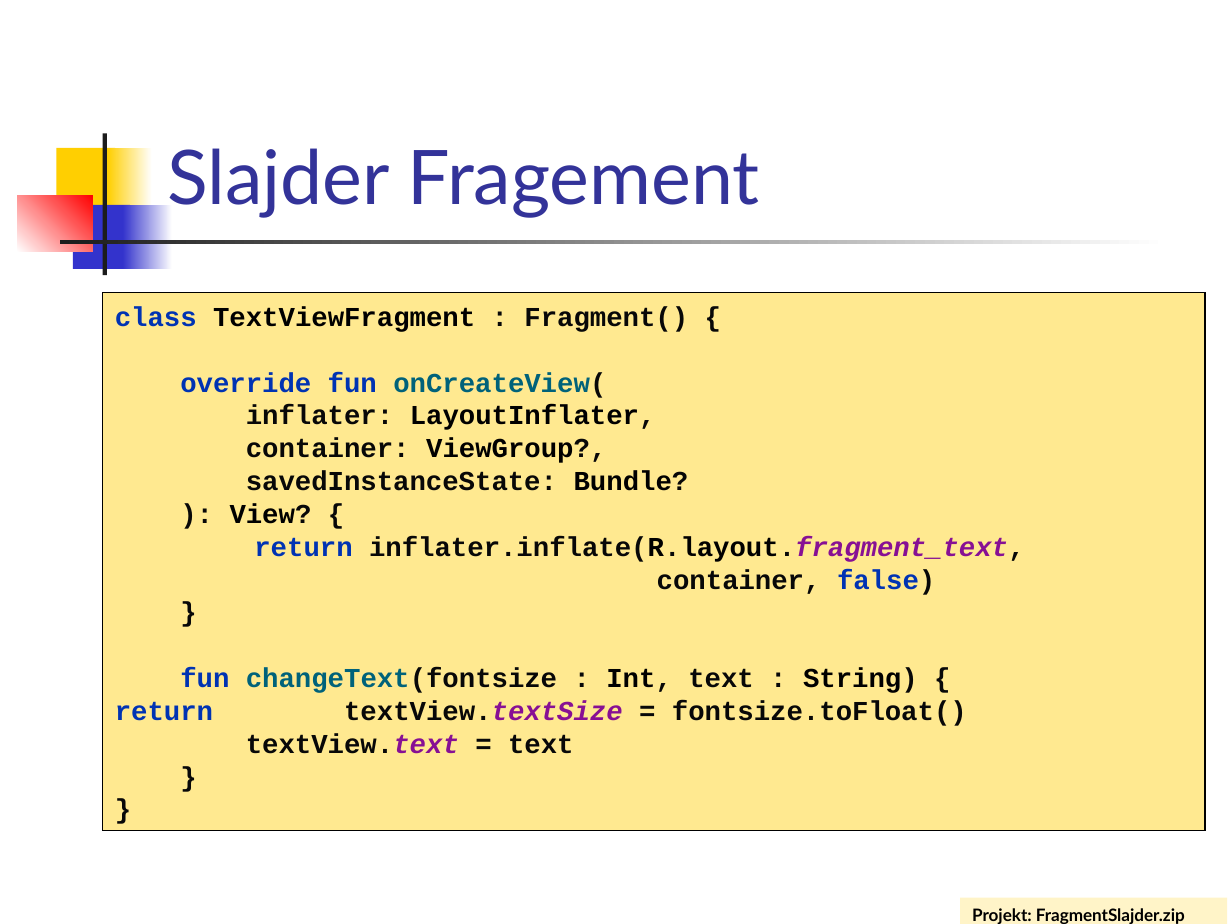
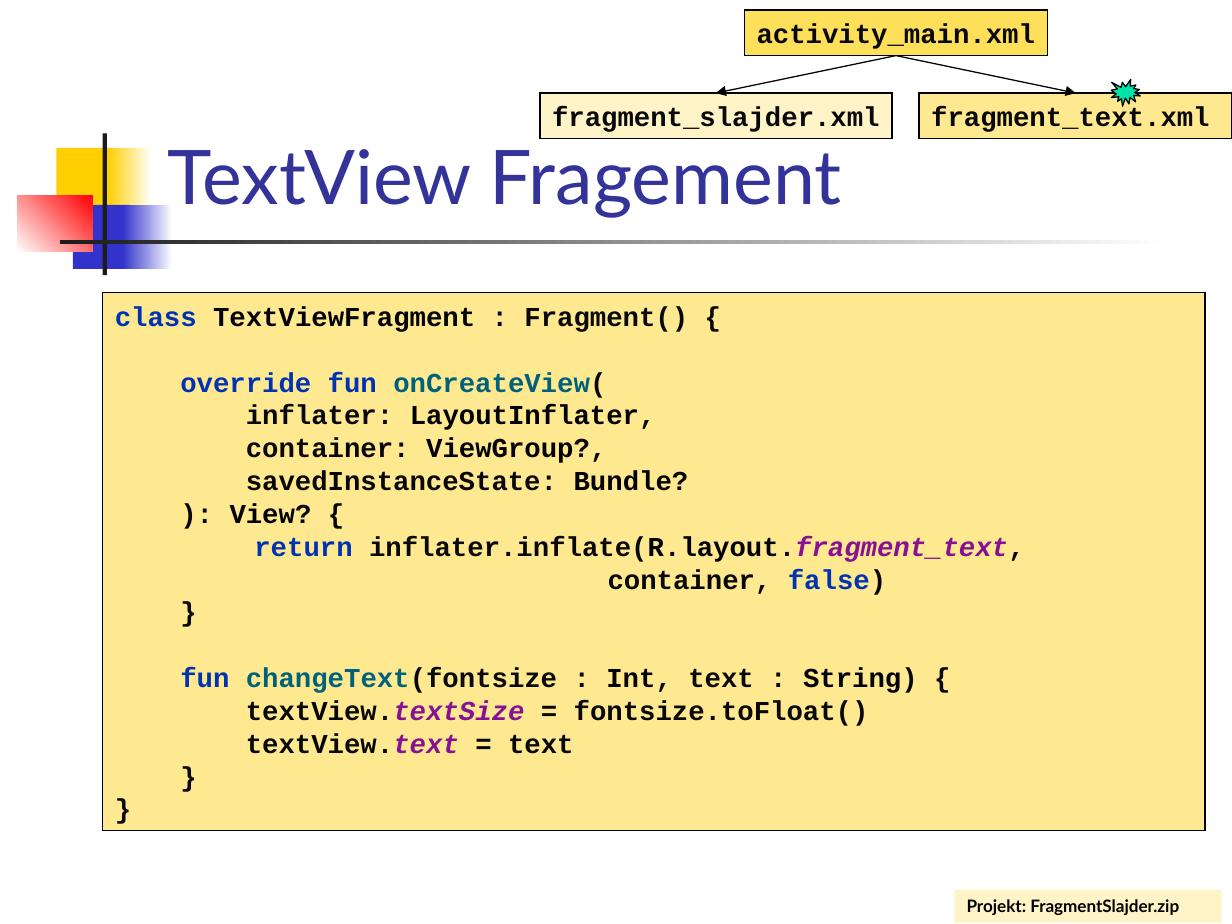
Before and after one commit to vmandro/Prednasky, a slide deck: slide 19 of 06/06_Android.ppt. Drawn at 1232x924 pixels with LibreOffice and Linux fonts; fonts in the diff are those of the drawing. Boxes give left, top, right and bottom in pixels: in the first picture for what was removed or moved away, otherwise in the second. Text is boxed around its words. In the diff, an @@ line names an element or a change of style, - is before the commit and + after.

```diff
--- a/06/06_Android.ppt
+++ b/06/06_Android.ppt
@@ rectangle added at <box>744,10,1047,55</box>, fill #FEDF59, outline #000000 0.74 pt, 16 pt, text #080808, bold @@
+activity_main.xml
@@ arrow added from (896, 55) to (716, 94), #000000 0.74 pt @@
@@ arrow added from (896, 55) to (1076, 94), #000000 0.74 pt @@
@@ irregular seal added at <box>1111,80,1141,107</box>, fill #00E4A8, outline #000000 0.74 pt @@
@@ rectangle added at <box>540,94,892,139</box>, fill #FFF4C8, outline #000000 0.74 pt, 16 pt, text #080808, bold @@
+fragment_slajder.xml
@@ rectangle added at <box>919,94,1232,139</box>, fill #FFE990, outline #000000 0.74 pt, 16 pt, text #080808, bold @@
+fragment_text.xml
@@ title at <box>167,149,842,217</box>: text changed @@
-Slajder Fragement
+TextView Fragement
@@ text in rectangle at <box>180,668,918,754</box>: text changed @@
-fun changeText(fontsize : Int, text : String) {
-return textView.textSize = fontsize.toFloat()
-textView.text = text
-}
-}
+fun changeText(fontsize : Int, text : String) {
+textView.textSize = fontsize.toFloat()
+textView.text = text
+}
+}
@@ rectangle "Projekt: FragmentSlajder.zip": place and size @@
-rectangle "Projekt: FragmentSlajder.zip" at <box>960,898,1227,924</box>
+rectangle "Projekt: FragmentSlajder.zip" at <box>955,890,1222,923</box>
```
Also in this commit, not shown: 39 other slides changed, 1 slide added, 1 slide removed, 2 other files.
